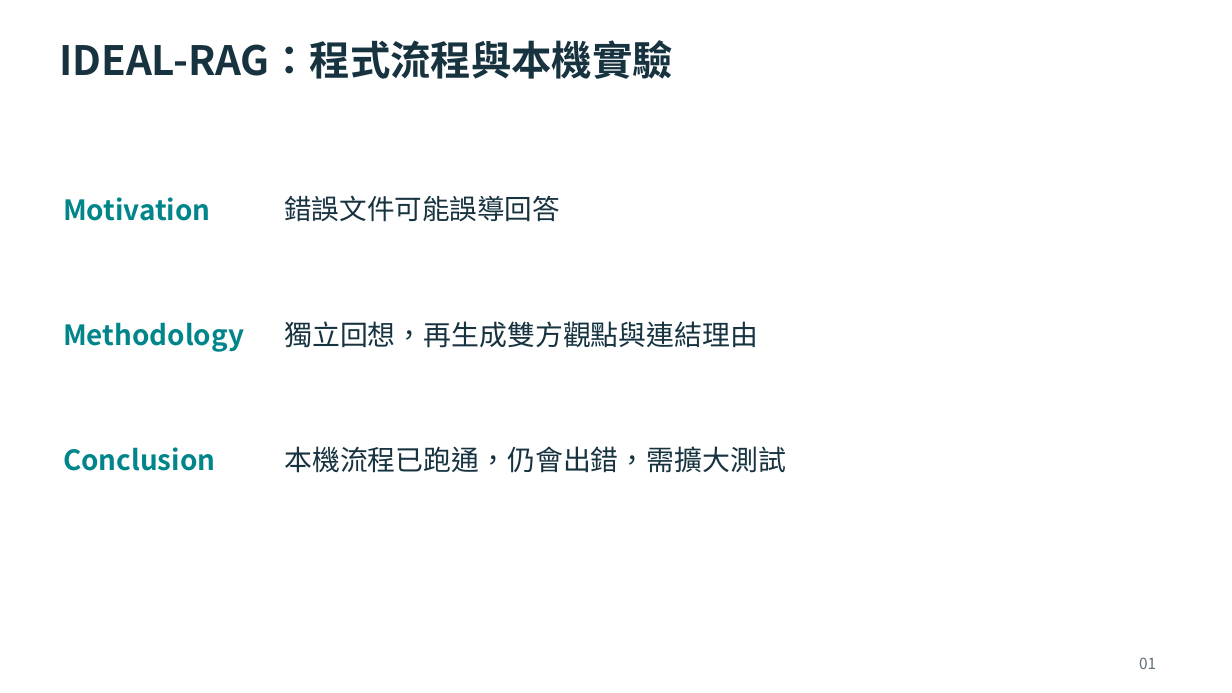
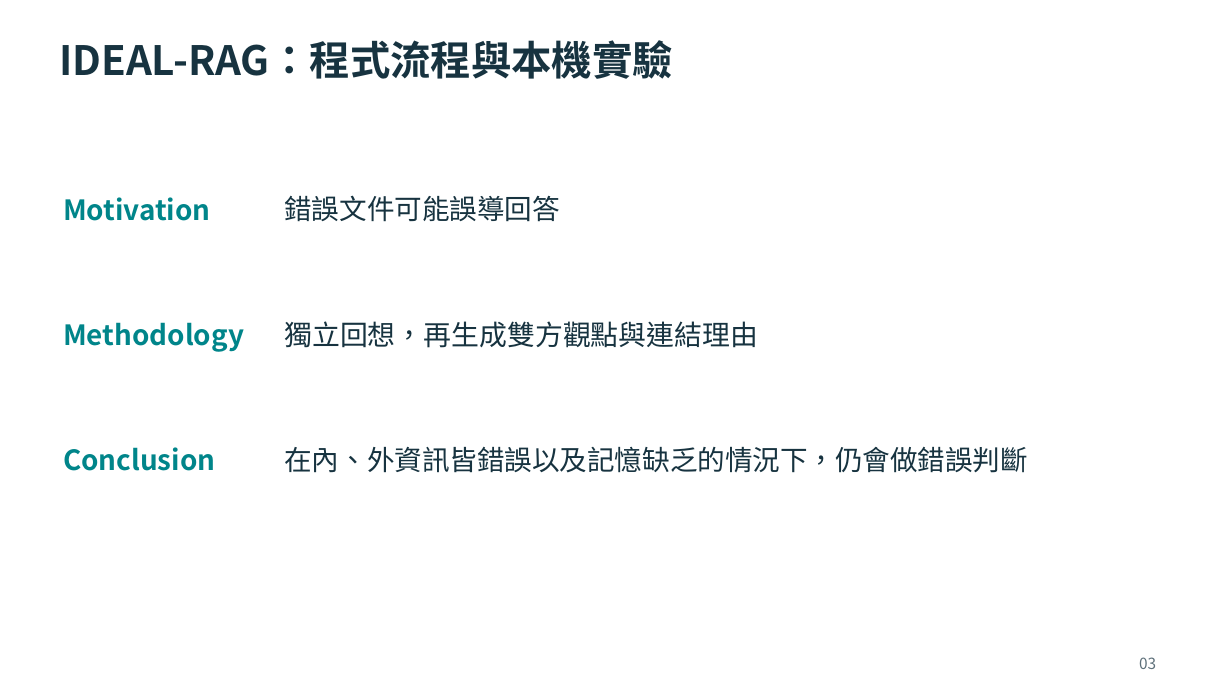
Before and after one commit to OohelloworldoO/Paper-Reading-Notes, a slide deck: slide 2 of 2026/1005-IDEAL-RAG(Final)/IDEAL-RAG_2026-10-05_Meeting.pptx (slide 3 before the commit). Drawn at 1232x693 pixels with LibreOffice and Linux fonts; fonts in the diff are those of the drawing. Boxes give left, top, right and bottom in pixels: in the first picture for what was removed or moved away, otherwise in the second. Text is boxed around its words. In the diff, an @@ line names an element or a change of style, - is before the commit and + after.

```diff
--- a/2026/1005-IDEAL-RAG(Final)/IDEAL-RAG_2026-10-05_Meeting.pptx
+++ b/2026/1005-IDEAL-RAG(Final)/IDEAL-RAG_2026-10-05_Meeting.pptx
@@ text at [284,446,1028,473]: text changed; size 21.8 to 21.5 pt @@
-本機流程已跑通，仍會出錯，需擴大測試
+在內、外資訊皆錯誤以及記憶缺乏的情況下，仍會做錯誤判斷
@@ text at [1139,657,1156,669]: text changed @@
-01
+03
```
Also in this commit, not shown: 39 other slides changed, 7 slides added, 3 slides removed.
